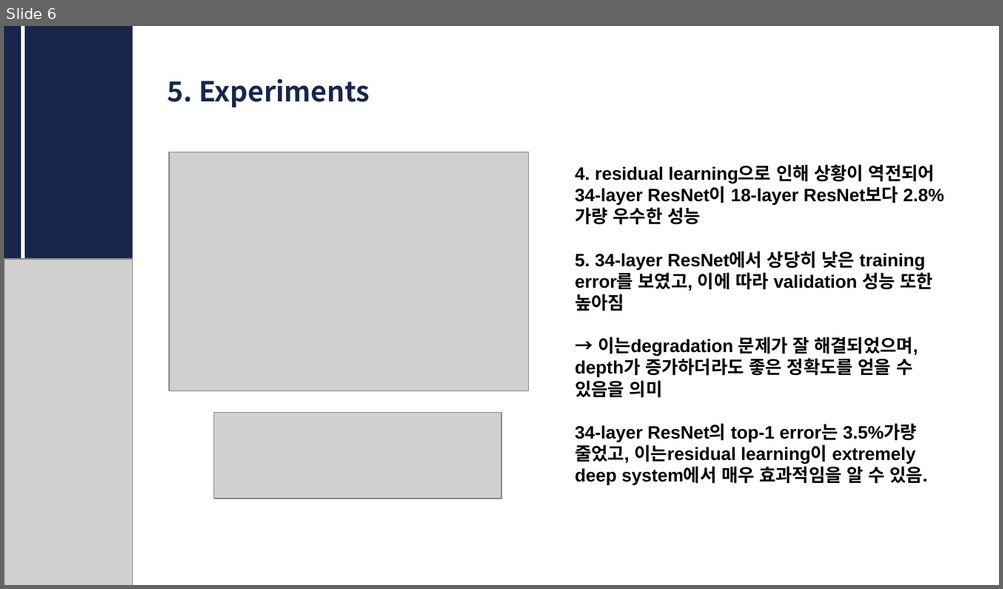
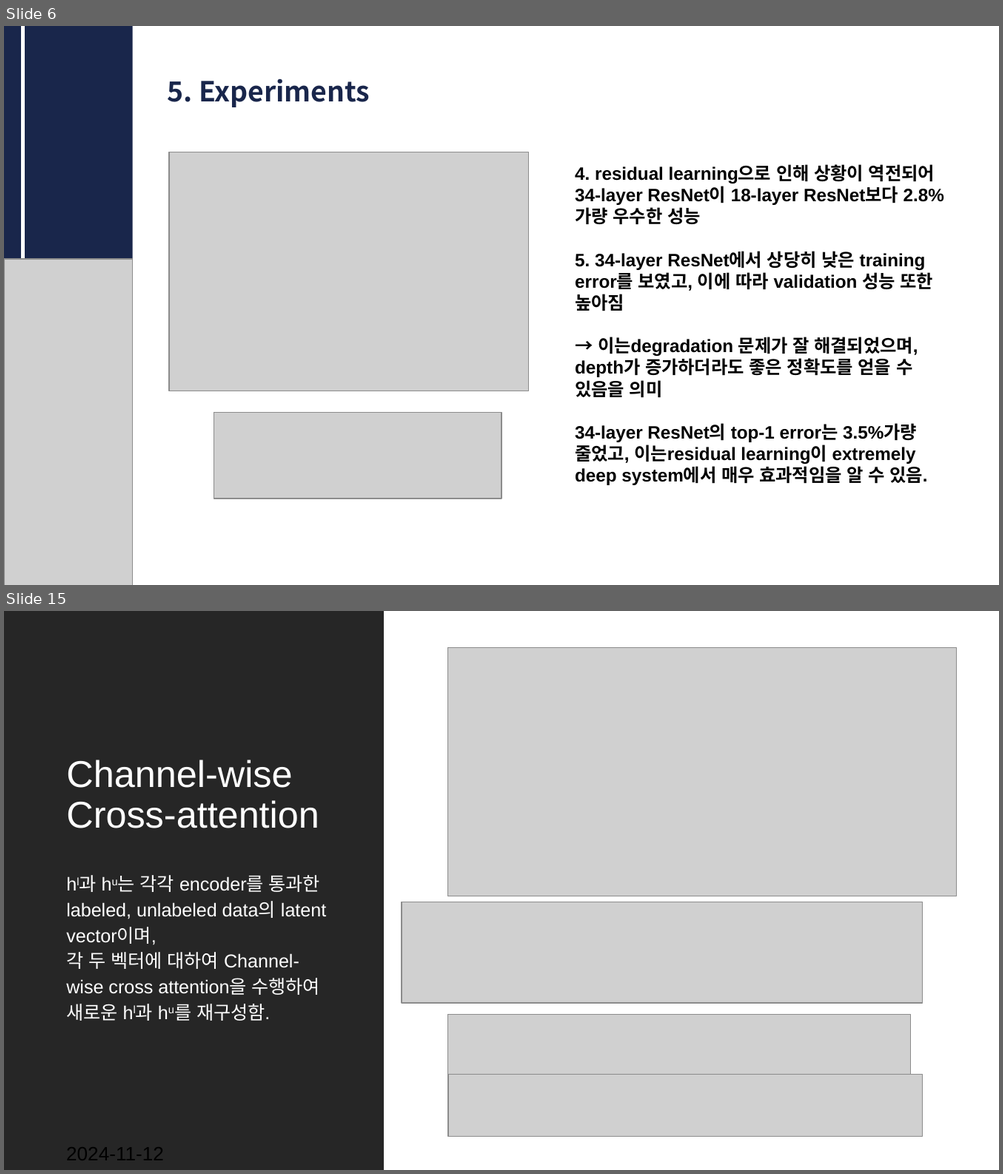
Before and after one commit to CUAI-CAU/2024-2_Study_CVReading_Team2, a slide deck: cv resnet.pptx. Shown one above the other, each under a label of ours: slide 6 before the commit, slides 6 and 15 after it; the slides between them are not shown. The pictures are 1003x589 and 1003x1174 pixels, drawn with LibreOffice and Linux fonts; fonts in the diff are those of the drawing; grey boxes stand for pictures. Boxes give left, top, right and bottom in pixels: in the first picture for what was removed or moved away, otherwise in the second. Text is boxed around its words. In the diff, an @@ line names an element or a change of style, - is before the commit and + after.

```diff
--- a/cv resnet.pptx
+++ b/cv resnet.pptx
@@ slide 15 added at box(4, 611, 999, 1170), background #FFFFFF @@
@@ rectangle added at box(4, 611, 384, 1170), fill #262626 @@
@@ picture added at box(447, 648, 956, 897) @@
@@ title added at box(66, 760, 319, 829), 27 pt, text #FFFFFF @@
+Channel-wise Cross-attention
@@ text added at box(66, 875, 326, 1021), 13.5 pt, text #FFFFFF @@
+hl과 hu는 각각 encoder를 통과한 labeled, unlabeled data의 latent vector이며,
+각 두 벡터에 대하여 Channel-wise cross attention을 수행하여 새로운 hl과 hu를 재구성함.
@@ picture added at box(402, 903, 923, 1004) @@
@@ picture added at box(447, 1015, 910, 1074) @@
@@ picture added at box(449, 1074, 923, 1137) @@
@@ text added at box(66, 1144, 164, 1165), 14 pt, text #000000 @@
+2024-11-12
```
Also in this commit, not shown: 12 other slides added.
